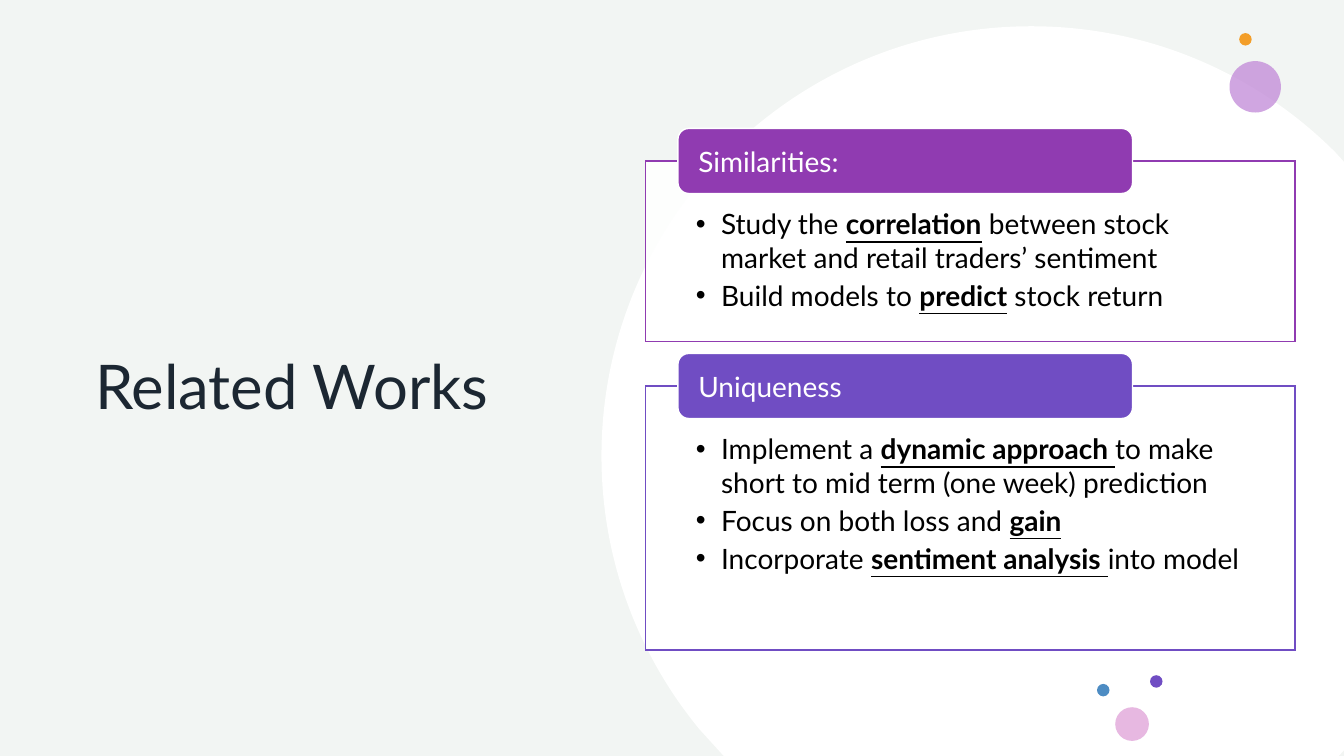
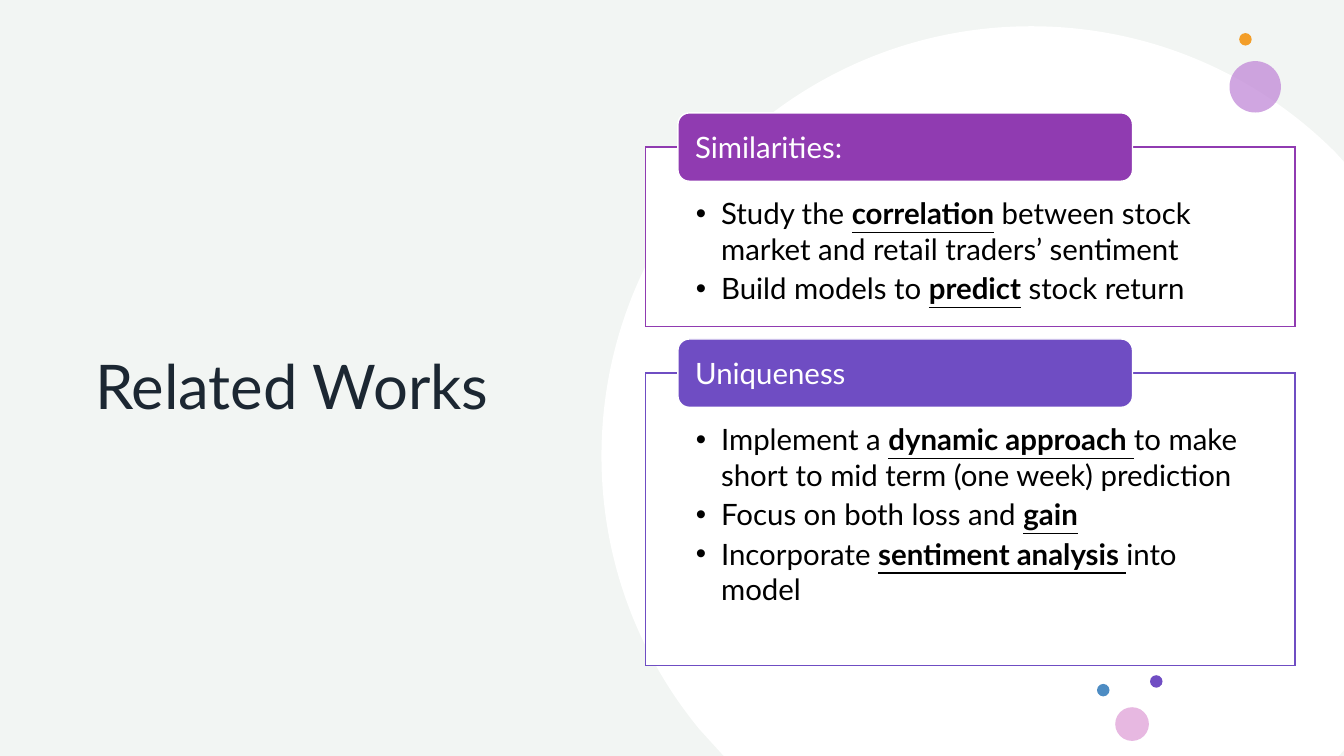
Before and after one commit to howie-zeng/Analyzing-Retail-Sentiment-and-Detecting-Trading-Signals, a slide deck: slide 4 of Presentation.pptx. Drawn at 1344x756 pixels with LibreOffice and Linux fonts; fonts in the diff are those of the drawing. Boxes give left, top, right and bottom in pixels: in the first picture for what was removed or moved away, otherwise in the second. Text is boxed around its words. In the diff, an @@ line names an element or a change of style, - is before the commit and + after.

```diff
--- a/Presentation.pptx
+++ b/Presentation.pptx
@@ size 20 to 21 pt in 4 elements at <box>721,428,1237,601</box>, <box>721,202,1191,304</box>, <box>695,362,845,389</box>, <box>695,136,842,159</box> @@
@@ text "Similarities:": place and size @@
-text "Similarities:" at <box>698,151,838,172</box>
+text "Similarities:" at <box>695,136,842,159</box>
@@ 2 rounded rectangles, 1 text, 1 rectangle: place and size @@
-2 rounded rectangles, 1 text, 1 rectangle at <box>645,128,1295,419</box>
+2 rounded rectangles, 1 text, 1 rectangle at <box>645,113,1295,407</box>
@@ text "Uniqueness": place and size @@
-text "Uniqueness" at <box>698,376,841,402</box>
+text "Uniqueness" at <box>695,362,845,389</box>
@@ rounded rectangle at <box>679,339,1133,407</box>: fill #704DC3 to #6F4DC3 @@
@@ text "Implement a dynamic approach to ...": place and size @@
-text "Implement a dynamic approach to ..." at <box>721,438,1239,574</box>
+text "Implement a dynamic approach to ..." at <box>721,428,1237,601</box>
@@ rectangle: place and size @@
-rectangle at <box>645,386,1295,650</box>
+rectangle at <box>645,373,1295,665</box>
@@ rectangle at <box>645,373,1295,665</box>: outline #704DC3 1 pt to #6F4DC3 1 pt @@
```
Also in this commit, not shown: 7 other slides changed, 1 slide added.
